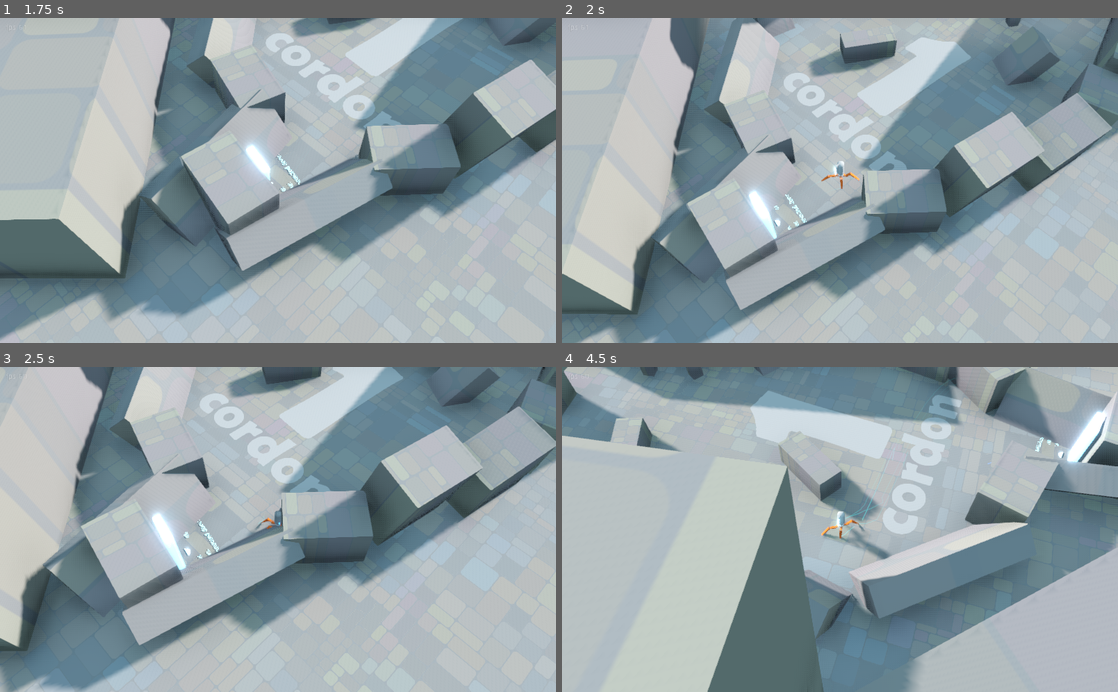
Above: before the commit, frames 1-4 (two rows, left to right).
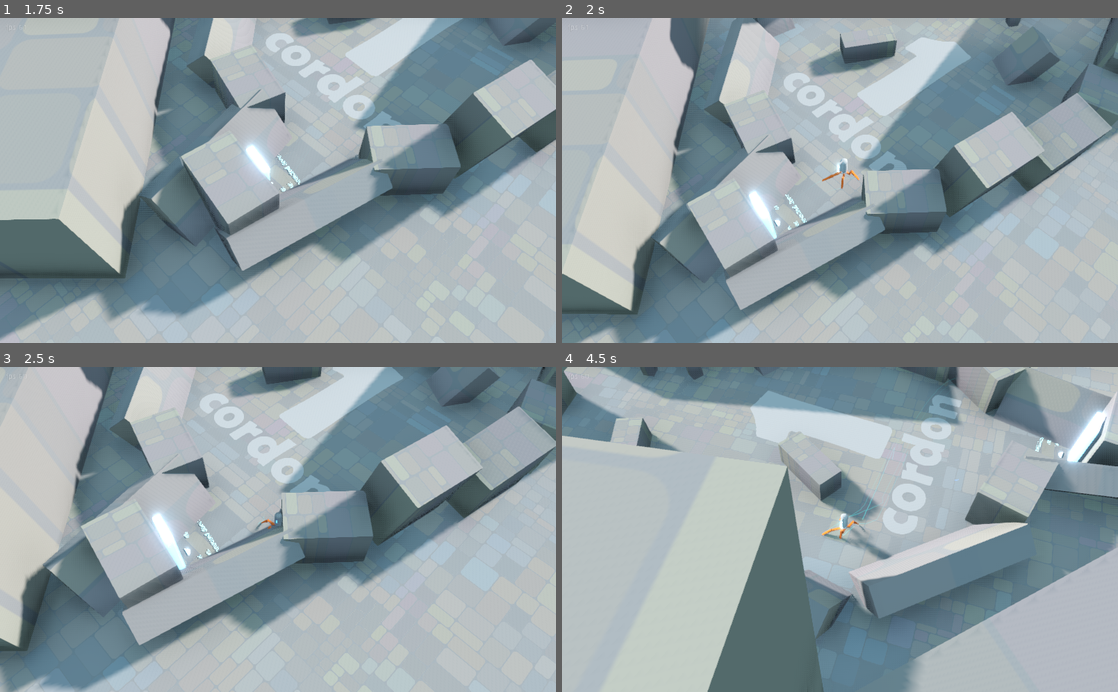
Above: after the commit, the same moments.

Repository: ioxu/key
Game: Godot game, scene res://scenes/splash.tscn
Same seed, same stepped clock (60 frames per second), same inputs: the game is played once before the commit and once after it.
Inputs (mouse positions are in pixels of both pictures, inside the frame that each line leads up to):
- Up to frame 1 (1.75 s): tap X at 0.5 s; move the mouse to (400, 164) at 0.52 s; hold D (move_right) 0.53-1.28 s; hold Left (camera_rotate_left) 0.53-1.28 s; click (400, 164) at 0.67 s; tap Space (jump) at 0.77, 1.25, 1.52 s; move the mouse to (166, 196) at 1.27 s; hold S (move_down) from 1.28 s (still down); tap Right (camera_rotate_right) at 1.35 s
- Up to frame 2 (2 s): keep holding S (move_down)
- Up to frame 3 (2.5 s): move the mouse to (333, 458) at 2.02 s; release S (move_down) at 2.03 s; hold D (move_right) from 2.03 s (still down); click (333, 458) at 2.1 s
- Up to frame 4 (4.5 s): move the mouse to (812, 594) at 2.77 s; release D (move_right) at 2.78 s; hold W (move_up) 2.78-3.53 s; tap Left (camera_rotate_left) at 2.85 s; click (812, 594) at 2.92 s; tap Space (jump) at 3.02, 3.77 s; move the mouse to (1006, 578) at 3.52 s; hold Right (camera_rotate_right) 3.53-4.28 s; hold A (move_left) from 3.53 s (still down); move the mouse to (673, 480) at 4.27 s; click (673, 480) at 4.35 s

Frame 1 is identical in both runs. In frame 2, 0.2% of the frame differs, in the area x 46-54%, y 43-53%; in frame 3, less than 0.1%; in frame 4, 0.3%, in the area x 0-100%, y 1-100%.

Commit message:
harmonic motion test tweaks

Diff:
--- a/data/enemies/Enemy.gd
+++ b/data/enemies/Enemy.gd
@@ -140,7 +140,7 @@
 		var corpse = enemy_corpse_scene.instance()
 		corpse.transform = self.transform
 		get_node("/root/").add_child(corpse)
-		var impulse = 5.0 * (Vector3(0.0, 35.0, 0.0) + bullet.transform.basis.z * 35.0) #25.0
+		var impulse = 5.0 * (Vector3(0.0, 60.0, 0.0) + bullet.transform.basis.z * 35.0) #25.0
 		var impulse_location = transform.basis.z * -.28 + Vector3(0.0, -0.55, 0.0)
 		corpse.apply_impulse ( impulse_location, impulse)
 
--- a/data/scripts/harmonic_motion.gd
+++ b/data/scripts/harmonic_motion.gd
@@ -5,6 +5,7 @@
 const epsilon = 0.0001
 const sixtyfps_delta = 0.016666
 
+#var velocity := 0.0
 
 var DampenedSpringMotionParams = {
 	# newPos = posPosCoef*oldPos + posVelCoef*oldVel
@@ -17,12 +18,14 @@
 
 
 func calculate( state: float = 0.0, velocity: float = 0.0, targetState: float = 0.0, springMotionParams = DampenedSpringMotionParams ):
+#func calculate( state: float = 0.0, targetState: float = 0.0, springMotionParams = DampenedSpringMotionParams ):
 	var oldPos = state - targetState # update in equilibrium relative space
 	var oldVel = velocity
 
 	state = oldPos * springMotionParams.PosPosCoef + oldVel * springMotionParams.PosVelCoef + targetState
 	velocity = oldPos * springMotionParams.VelPosCoef + oldVel * springMotionParams.VelVelCoef
 	return [state, velocity]
+	#return state
 
 
 func CalcDampedSpringMotionParams( dampingRatio: float = 0.0, angularFrequency: float = 0.0  ):
--- a/data/tests/harmonic_motion/Line2D.gd
+++ b/data/tests/harmonic_motion/Line2D.gd
@@ -6,3 +6,7 @@
 func _process(delta):
 	point = get_node("../Sprite").global_position
 	add_point(point)
+	#print(get_point_count())
+	if get_point_count() > 1600:
+		#for i in range(100-get_point_count()):
+		remove_point( 0 )
--- a/data/tests/harmonic_motion/test_harmonic_motion.gd
+++ b/data/tests/harmonic_motion/test_harmonic_motion.gd
@@ -22,8 +22,13 @@
 func _process(delta):
 	var cx = harmonic_motion.calculate( $Sprite.position.x, pvx, target_pos.x, parms )
 	var cy = harmonic_motion.calculate( $Sprite.position.y, pvy, target_pos.y, parms )
+#	var cx = harmonic_motion.calculate( $Sprite.position.x, target_pos.x, parms )
+#	var cy = harmonic_motion.calculate( $Sprite.position.y, target_pos.y, parms )
 	$Sprite.position.x = cx[0]
 	$Sprite.position.y = cy[0]
+#	$Sprite.position.x = cx
+#	$Sprite.position.y = cy
+
 	pvx = cx[1]
 	pvy = cy[1]
 
--- a/data/tests/harmonic_motion/test_harmonic_motion.tscn
+++ b/data/tests/harmonic_motion/test_harmonic_motion.tscn
@@ -7,17 +7,14 @@
 [sub_resource type="CanvasItemMaterial" id=1]
 blend_mode = 1
 
+[sub_resource type="Gradient" id=2]
+offsets = PoolRealArray( 0, 0.798817, 1 )
+colors = PoolColorArray( 1, 1, 1, 0, 1, 1, 1, 0.12252, 1, 1, 1, 0.25098 )
+
 [node name="Node2D" type="Node2D"]
 script = ExtResource( 1 )
-damping_ratio = 0.55
-angular_frequency = 10.0
-
-[node name="Line2D" type="Line2D" parent="."]
-material = SubResource( 1 )
-width = 3.0
-default_color = Color( 0.392157, 0.270588, 0.419608, 0.0901961 )
-antialiased = true
-script = ExtResource( 3 )
+damping_ratio = 0.35
+angular_frequency = 12.0
 
 [node name="target_sprite" type="Sprite" parent="."]
 modulate = Color( 0.513726, 0.188235, 0.188235, 0.282353 )
@@ -28,7 +25,16 @@
 texture = ExtResource( 2 )
 
 [node name="Timer" type="Timer" parent="."]
-wait_time = 0.2
+wait_time = 0.65
 autostart = true
 
+[node name="Line2D" type="Line2D" parent="."]
+material = SubResource( 1 )
+width = 3.0
+default_color = Color( 0.392157, 0.270588, 0.419608, 0.0901961 )
+gradient = SubResource( 2 )
+begin_cap_mode = 2
+end_cap_mode = 2
+script = ExtResource( 3 )
+
 [connection signal="timeout" from="Timer" to="." method="_on_Timer_timeout"]
--- a/scenes/player/player.gd
+++ b/scenes/player/player.gd
@@ -11,7 +11,7 @@
 #export (NodePath) var spawn_point
 
 export var recoil_time := 0.0 # animated by recoil_animplayer
-var recoil_magnitude := 0.35
+var recoil_magnitude := 0.85#0.65#0.35
 
 onready var body = $MeshInstance
 onready var body_initial_position = body.transform.origin
@@ -97,7 +97,7 @@
 func _on_weapon_fire(weapon) -> void:
 	# recoil
 	$recoil_animplayer.stop()
-	$recoil_animplayer.play("recoil_time_animation", -1, 7.5)
+	$recoil_animplayer.play("recoil_time_animation", -1, 3.5)#5.0) #7.5)
 	# force
 	$Controller.additional_force += -current_wepon.bullet_spawner.global_transform.basis.z.normalized() * weapon.fire_kickback
 	_stats.times_fired_weapon += 1
--- a/scenes/player/player.tscn
+++ b/scenes/player/player.tscn
@@ -66,7 +66,7 @@
 collision_layer = 2147483649
 collision_mask = 2070
 script = ExtResource( 5 )
-recoil_time = 0.178688
+recoil_time = 0.445491
 
 [node name="recoil_animplayer" type="AnimationPlayer" parent="."]
 anims/recoil_time_animation = SubResource( 1 )
Not shown: 1 places in data/tests/harmonic_motion/test_harmonic_motion.tscn that only renumber resources
